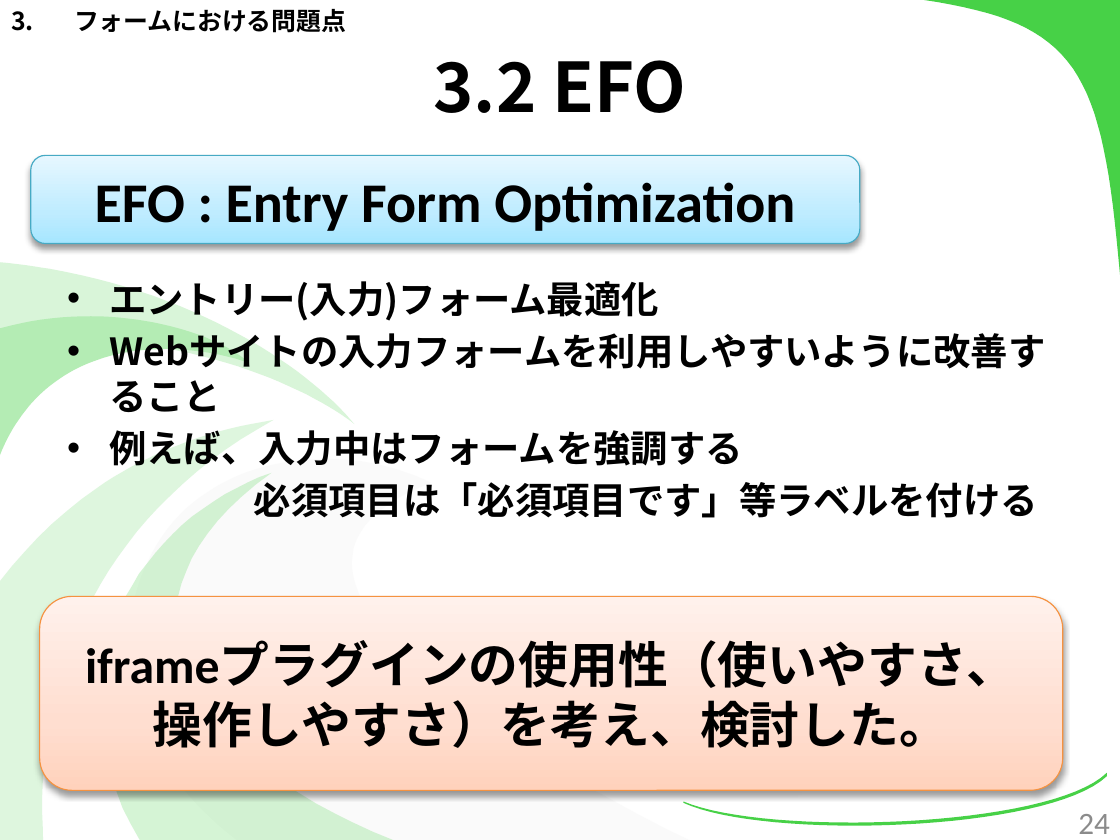
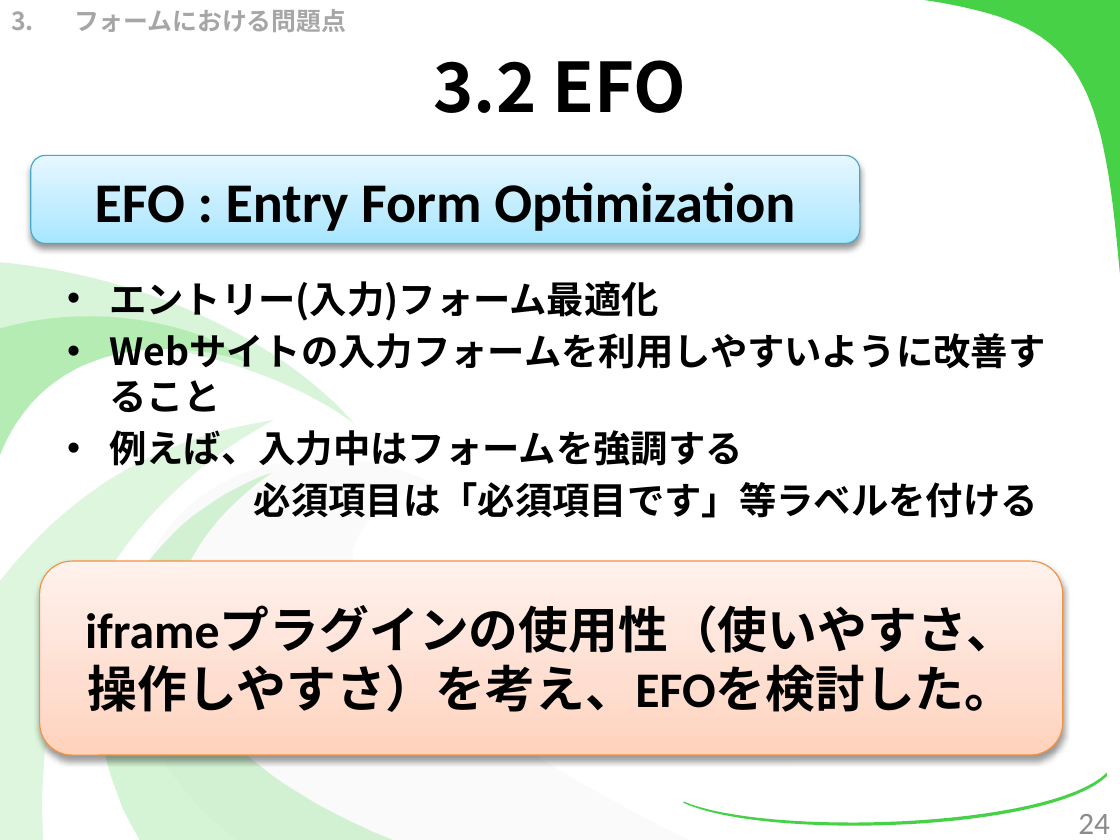
Before and after one commit to kotaro0717/Report-Management, a slide deck: slide 24 of PowerPoint/report_hokada.pptx. Drawn at 1120x840 pixels with LibreOffice and Linux fonts; fonts in the diff are those of the drawing. Boxes give left, top, right and bottom in pixels: in the first picture for what was removed or moved away, otherwise in the second. Text is boxed around its words. In the diff, an @@ line names an element or a change of style, - is before the commit and + after.

```diff
--- a/PowerPoint/report_hokada.pptx
+++ b/PowerPoint/report_hokada.pptx
@@ text "フォームにおける問題点" at box(74, 9, 346, 32): text colour #000000 to #A6A6A6 @@
@@ rounded rectangle "iframeプラグインの使用性（使いやすさ、": place and size @@
-rounded rectangle "iframeプラグインの使用性（使いやすさ、" at box(39, 596, 1062, 790)
+rounded rectangle "iframeプラグインの使用性（使いやすさ、" at box(39, 561, 1062, 755)
@@ text in rounded rectangle at box(88, 664, 1015, 712): text changed @@
-操作しやすさ）を考え、検討した。
+操作しやすさ）を考え、EFOを検討した。
```
Also in this commit, not shown: 37 other slides changed, 5 slides added.
